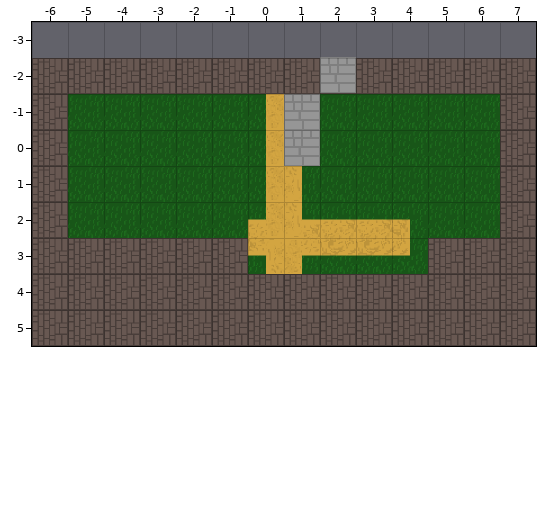
One commit to this Tiled map: assets/map.tmx. The picture above is the old version.
Cells are 64x64 px. Shown: x -6..7, y -3..5. Tiles whose own drawing changed are shown in their newer look in all pictures.
The result:
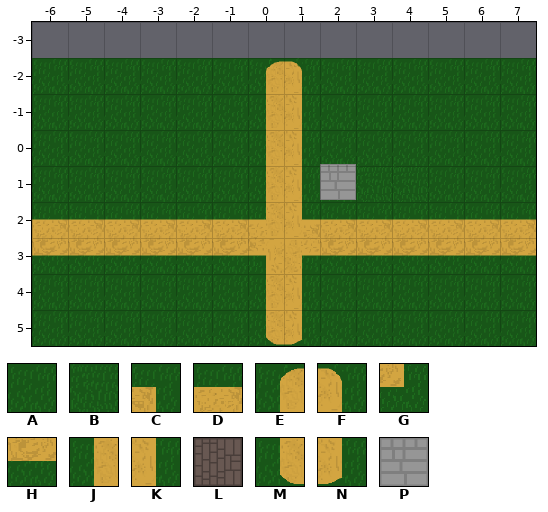
Key: from "tiles": A 0, B 1, C 6, D 7, E 8, F 9, G 16, H 17, J 18, K 19, L 20, M 28, N 29, P 30.
_ is an empty cell.
Objects are placed by their top-left corner, in cells (3,4 is the top-left corner of cell 3,4); size is 1x1 cell unless given.
From old to new:
Layer "Tile Layer 1":
y -2: x -6..7 LLLLLLLLLLLLLL -> AAAAAAEFAAAAAA
y -1..0: x -6 L -> A; x 7 L -> A
y 1: x -6 L -> A; x 3..4 AA -> BB; x 7 L -> A
y 2: x -6..-1 LAAAAA -> DDDDDD; x 4..7 CAAL -> DDDD
y 3: x -6..-1 LLLLLL -> HHHHHH; x 4..7 GLLL -> HHHH
y 4: x -6..7 LLLLLLLLLLLLLL -> AAAAAAJKAAAAAA
y 5: x -6..7 LLLLLLLLLLLLLL -> AAAAAAMNAAAAAA
Layer "Object Layer 1":
added: P "Wall" at 2,1
removed: P at 2,-2
removed: P at 1,-1
removed: P at 1,0
Changed places in both pictures, as pixel boxes (x1, y1, x2, y2):
changed: (32, 57, 536, 346)
